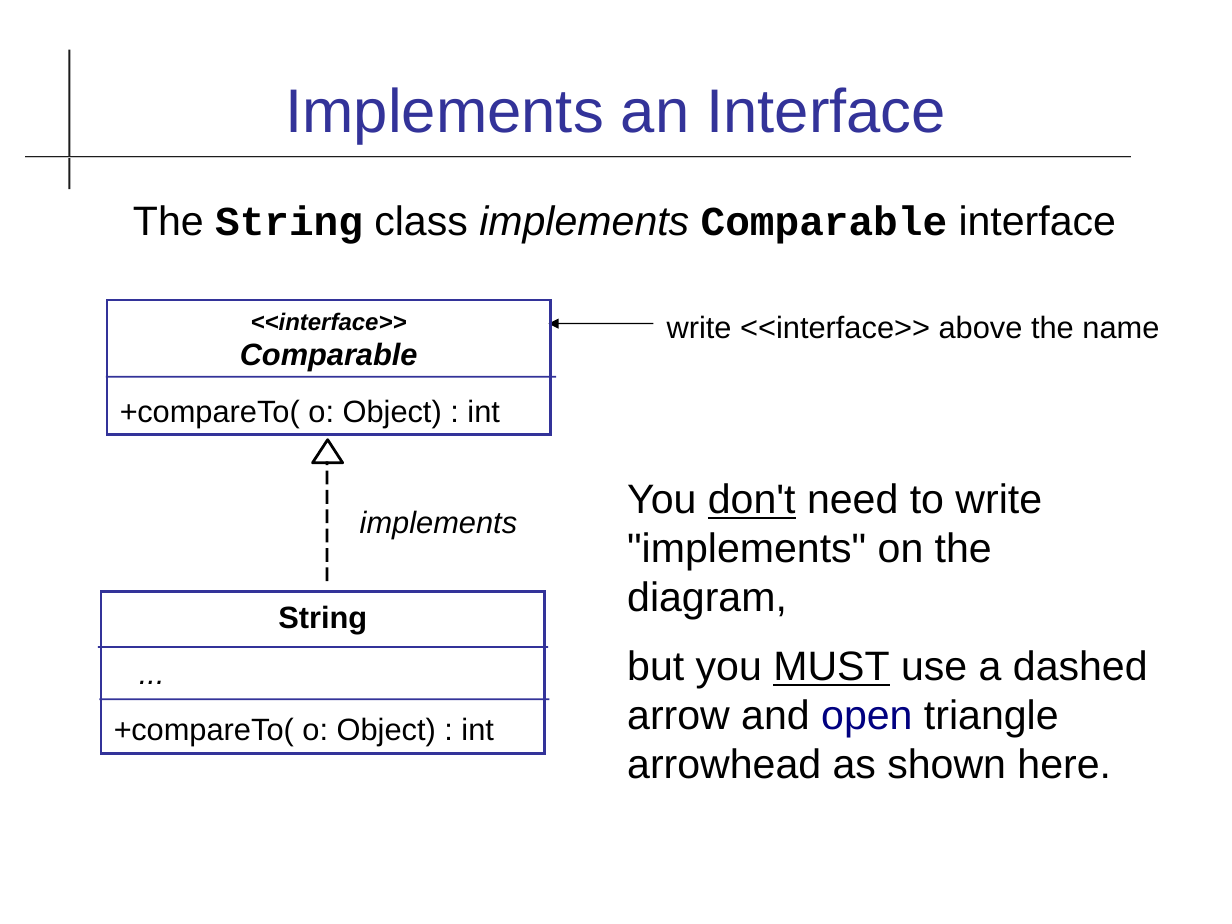
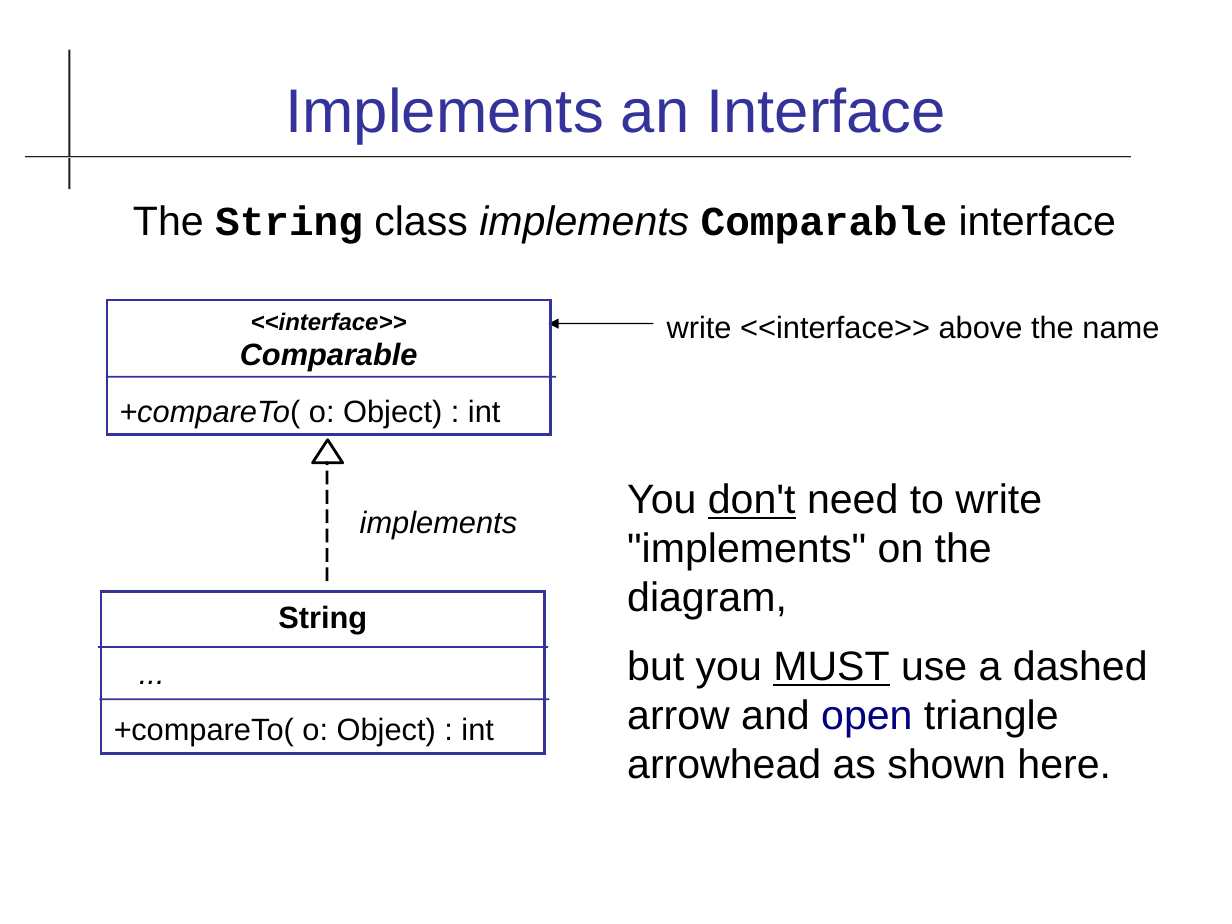
Before and after one commit to cpske/ISP, a slide deck: slide 37 of uml/UML-Class-Diagram.odp (slide 35 before the commit). Drawn at 1232x924 pixels with LibreOffice and Linux fonts; fonts in the diff are those of the drawing. Boxes give left, top, right and bottom in pixels: in the first picture for what was removed or moved away, otherwise in the second. Text is boxed around its words. In the diff, an @@ line names an element or a change of style, - is before the commit and + after.

```diff
--- a/uml/UML-Class-Diagram.odp
+++ b/uml/UML-Class-Diagram.odp
@@ text in rectangle at (119, 399, 500, 427): italic on in "+compareTo(" @@
```
Also in this commit, not shown: 8 other slides changed, 2 slides added, 1 other file.
